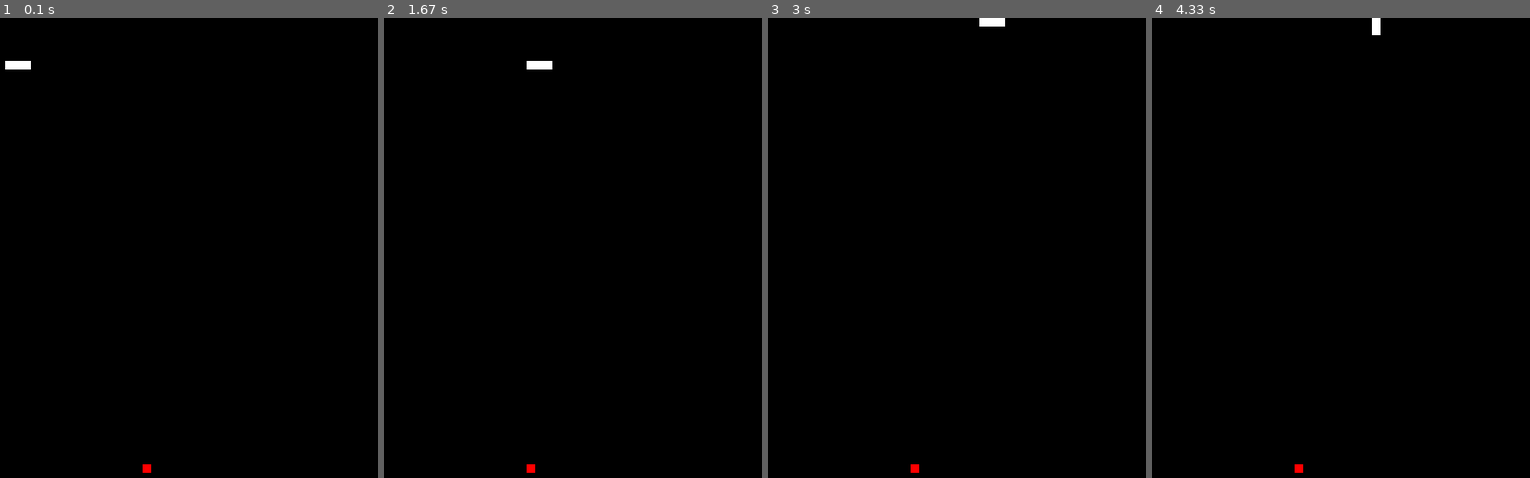
Above: before the commit, frames 1-4 (left to right).
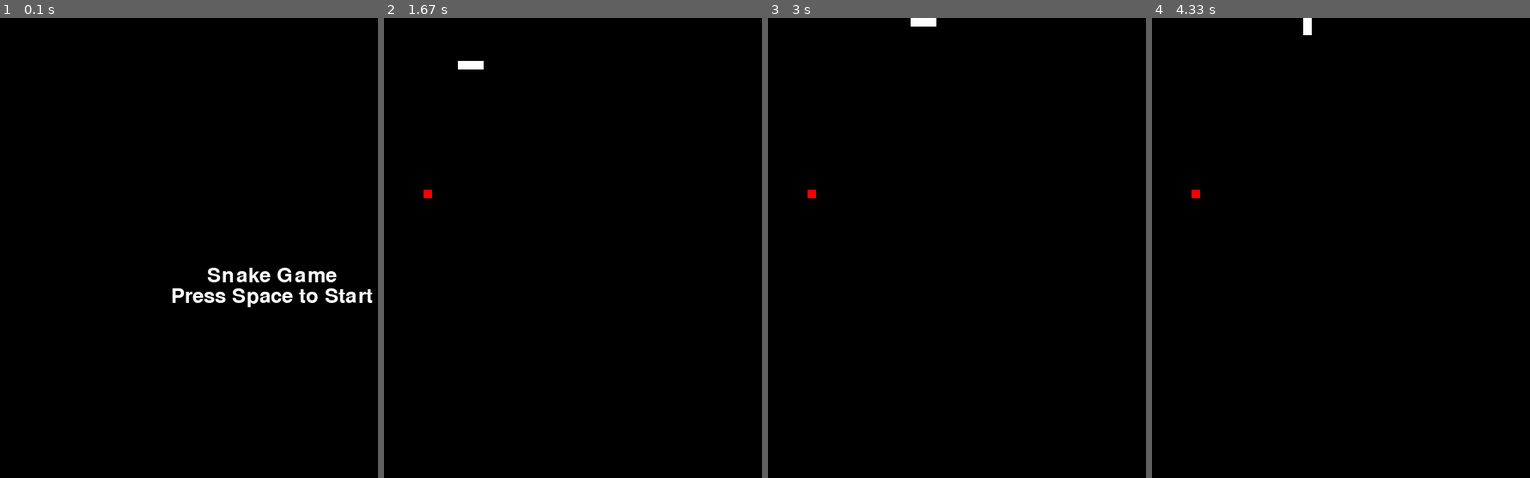
Above: after the commit, the same moments.

Repository: NavinYP/pygame_snake
Game: pygame game, started from snake.py
Same seed, same stepped clock (60 frames per second), same inputs: the game is played once before the commit and once after it.
Inputs:
- Up to frame 1 (0.1 s): no input
- Up to frame 2 (1.67 s): tap Space at 0.33, 0.73, 1.23 s; hold R 0.67-1.13 s; hold Right 0.67-1.13 s; hold Right 1.17-1.63 s
- Up to frame 3 (3 s): hold Up 1.67-2.13 s; tap Space at 1.73, 2.23, 2.73 s; hold Right 2.17-2.63 s; hold Left from 2.67 s (still down)
- Up to frame 4 (4.33 s): tap Space at 3.03, 3.3, 3.63, 4.07 s; release Left at 3.2 s; hold Down 3.23-3.53 s; hold Left 3.57-3.97 s; hold Up from 4 s (still down)

The runs differ from the first frame. In frame 1, 1.6% of the frame differs, in the area x 1-99%, y 9-99%; in frame 2, 0.3%; in frame 3, 0.3%; in frame 4, 0.3%.

Commit message:
Add main menu to the game

Diff:
--- a/snake.py
+++ b/snake.py
@@ -20,7 +20,10 @@
 # Set up the font
 font = pygame.font.Font(None, 36)
 
-# Set up the snake and food
+# Main menu variables
+menu_active = True
+
+# Game variables
 snake_pos = [100, 50]
 food_pos = [random.randrange(1, (WIDTH//10)) * 10, random.randrange(1, (HEIGHT//10)) * 10]
 snake_body = [[100, 50], [90, 50], [80, 50]]
@@ -34,40 +37,66 @@
         if event.type == pygame.QUIT:
             pygame.quit()
             sys.exit()
-        elif event.type == pygame.KEYDOWN:
-            if event.key == pygame.K_UP and direction != 'DOWN':
-                direction = 'UP'
-            elif event.key == pygame.K_DOWN and direction != 'UP':
-                direction = 'DOWN'
-            elif event.key == pygame.K_LEFT and direction != 'RIGHT':
-                direction = 'LEFT'
-            elif event.key == pygame.K_RIGHT and direction != 'LEFT':
-                direction = 'RIGHT'
 
-    # Move the snake
-    if direction == 'UP':
-        snake_pos[1] -= 10
-    elif direction == 'DOWN':
-        snake_pos[1] += 10
-    elif direction == 'LEFT':
-        snake_pos[0] -= 10
-    elif direction == 'RIGHT':
-        snake_pos[0] += 10
+        # Handle menu input
+        if menu_active:
+            if event.type == pygame.KEYDOWN:
+                if event.key == pygame.K_SPACE:
+                    menu_active = False
 
-    # Add to the snake body if it eats food
-    if snake_pos[0] == food_pos[0] and snake_pos[1] == food_pos[1]:
-        food_pos = [random.randrange(1, (WIDTH//10)) * 10, random.randrange(1, (HEIGHT//10)) * 10]
+        else:  # Game is active
+            if event.type == pygame.KEYDOWN:
+                if event.key == pygame.K_UP and direction != 'DOWN':
+                    direction = 'UP'
+                elif event.key == pygame.K_DOWN and direction != 'UP':
+                    direction = 'DOWN'
+                elif event.key == pygame.K_LEFT and direction != 'RIGHT':
+                    direction = 'LEFT'
+                elif event.key == pygame.K_RIGHT and direction != 'LEFT':
+                    direction = 'RIGHT'
+
+            # Handle game over
+            if event.type == pygame.KEYDOWN:
+                if event.key == pygame.K_r and menu_active is False:  # Restart the game
+                    snake_pos = [100, 50]
+                    food_pos = [random.randrange(1, (WIDTH//10)) * 10, random.randrange(1, (HEIGHT//10)) * 10]
+                    snake_body = [[100, 50], [90, 50], [80, 50]]
+                    direction = 'RIGHT'
+                    menu_active = True
+
+    # Draw the main menu
+    if menu_active:
+        win.fill(BACKGROUND_COLOR)
+        title_text = font.render("Snake Game", True, SNAKE_COLOR)
+        win.blit(title_text, (WIDTH // 2 - title_text.get_width() // 2, HEIGHT // 2 - title_text.get_height() // 2))
+        start_text = font.render("Press Space to Start", True, SNAKE_COLOR)
+        win.blit(start_text, (WIDTH // 2 - start_text.get_width() // 2, HEIGHT // 2 + title_text.get_height() // 2))
+
+    # Draw the game
     else:
-        snake_body.pop()
+        # Move the snake
+        if direction == 'UP':
+            snake_pos[1] -= 10
+        elif direction == 'DOWN':
+            snake_pos[1] += 10
+        elif direction == 'LEFT':
+            snake_pos[0] -= 10
+        elif direction == 'RIGHT':
+            snake_pos[0] += 10
 
-    # Add new segment to the body
-    snake_body.insert(0, list(snake_pos))
+        # Add to the snake body if it eats food
+        if snake_pos[0] == food_pos[0] and snake_pos[1] == food_pos[1]:
+            food_pos = [random.randrange(1, (WIDTH//10)) * 10, random.randrange(1, (HEIGHT//10)) * 10]
+        else:
+            snake_body.pop()
 
-    # Draw everything
-    win.fill(BACKGROUND_COLOR)
-    for pos in snake_body:
-        pygame.draw.rect(win, SNAKE_COLOR, (pos[0], pos[1], 10, 10))
-    pygame.draw.rect(win, FOOD_COLOR, (food_pos[0], food_pos[1], 10, 10))
+        # Add new segment to the body
+        snake_body.insert(0, list(snake_pos))
+
+        win.fill(BACKGROUND_COLOR)
+        for pos in snake_body:
+            pygame.draw.rect(win, SNAKE_COLOR, (pos[0], pos[1], 10, 10))
+        pygame.draw.rect(win, FOOD_COLOR, (food_pos[0], food_pos[1], 10, 10))
 
     # Update the display
     pygame.display.update()
@@ -76,16 +105,17 @@
     time.sleep(0.1)
 
     # Check for collisions with the wall or itself
-    if snake_pos[0] < 0 or snake_pos[0] > WIDTH - 10:
-        print('Game Over')
-        break
-    if snake_pos[1] < 0 or snake_pos[1] > HEIGHT - 10:
-        print('Game Over')
-        break
-    for block in snake_body[1:]:
-        if block == snake_pos:
+    if not menu_active:
+        if snake_pos[0] < 0 or snake_pos[0] > WIDTH - 10:
             print('Game Over')
             break
+        if snake_pos[1] < 0 or snake_pos[1] > HEIGHT - 10:
+            print('Game Over')
+            break
+        for block in snake_body[1:]:
+            if block == snake_pos:
+                print('Game Over')
+                break
 
 # Quit Pygame
 pygame.quit()
